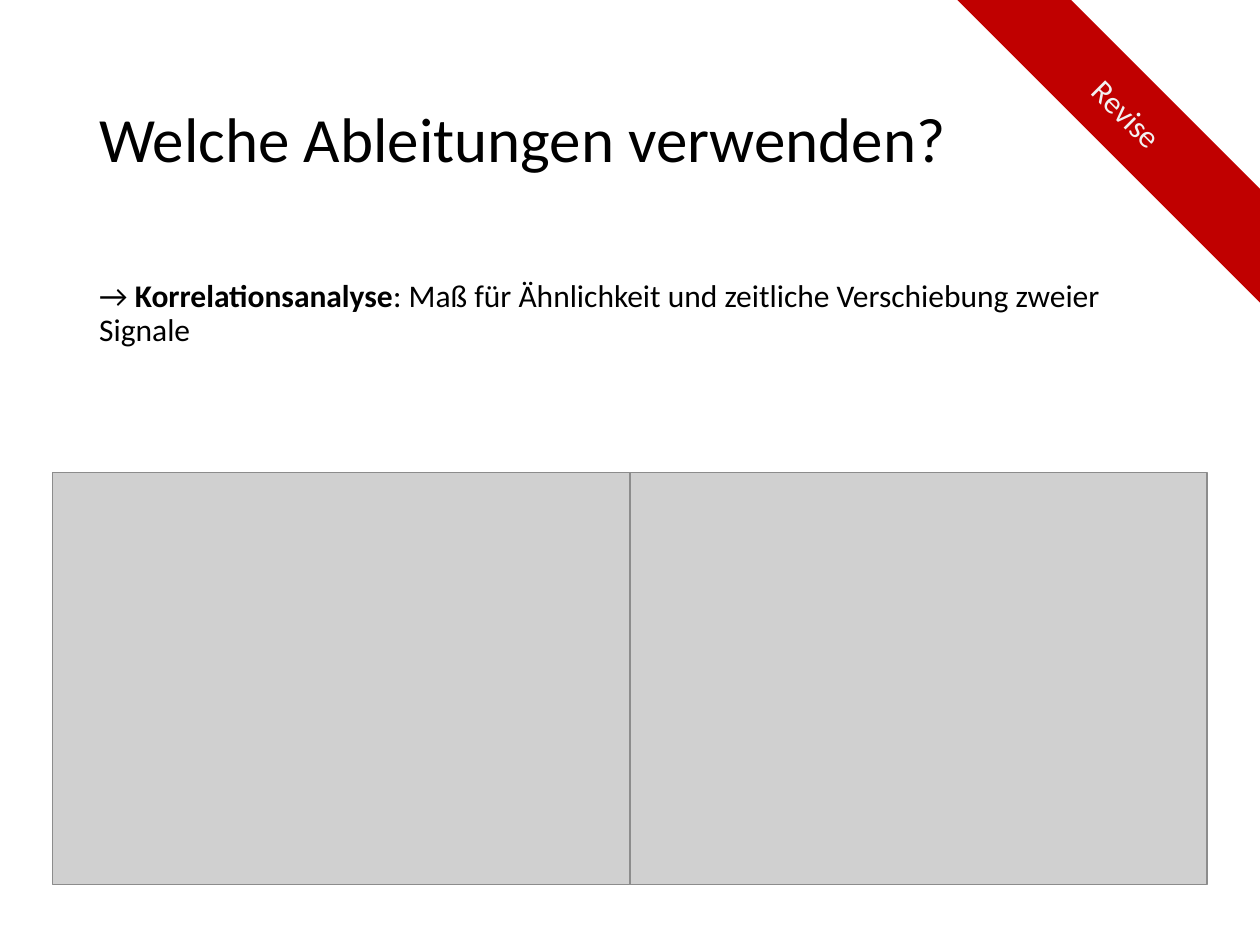
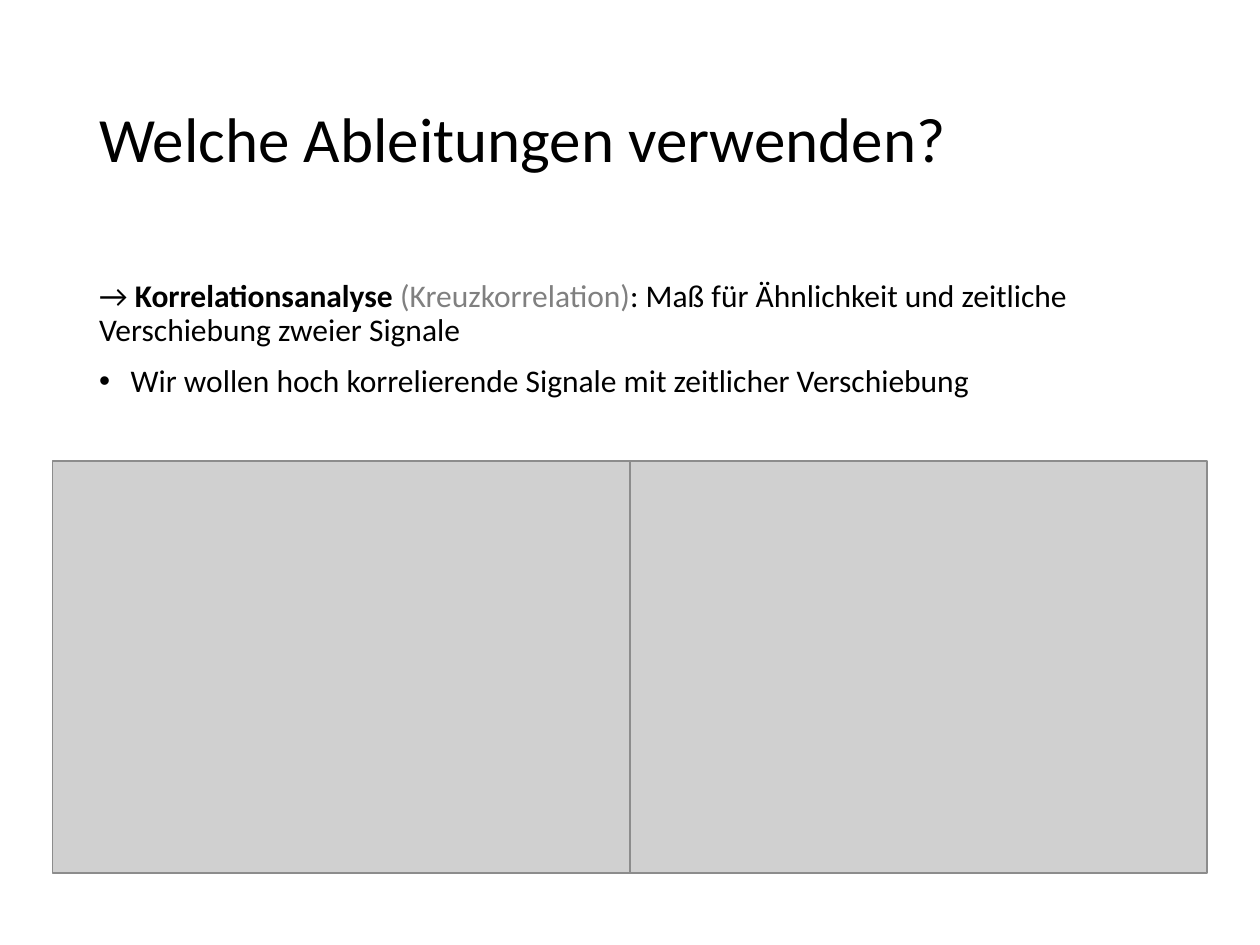
Before and after one commit to flemk/bachelor, a slide deck: slide 14 of presentation.pptx (slide 16 before the commit). Drawn at 1260x945 pixels with LibreOffice and Linux fonts; fonts in the diff are those of the drawing; grey boxes stand for pictures. Boxes give left, top, right and bottom in pixels: in the first picture for what was removed or moved away, otherwise in the second. Text is boxed around its words. In the diff, an @@ line names an element or a change of style, - is before the commit and + after.

```diff
--- a/presentation.pptx
+++ b/presentation.pptx
@@ diag stripe removed at (958, 0, 1260, 302) @@
@@ text removed at (1072, 58, 1228, 214) @@
-Revise
@@ text at (99, 281, 1067, 398): text changed @@
-→ Korrelationsanalyse: Maß für Ähnlichkeit und zeitliche Verschiebung zweier Signale
+→ Korrelationsanalyse (Kreuzkorrelation): Maß für Ähnlichkeit und zeitliche Verschiebung zweier Signale
+• Wir wollen hoch korrelierende Signale mit zeitlicher Verschiebung
@@ picture: place and size @@
-picture at (630, 472, 1207, 885)
+picture at (53, 461, 630, 873)
@@ picture: place and size @@
-picture at (53, 472, 630, 885)
+picture at (630, 461, 1207, 873)
```
Also in this commit, not shown: 13 other slides changed, 3 slides added, 1 other file.
